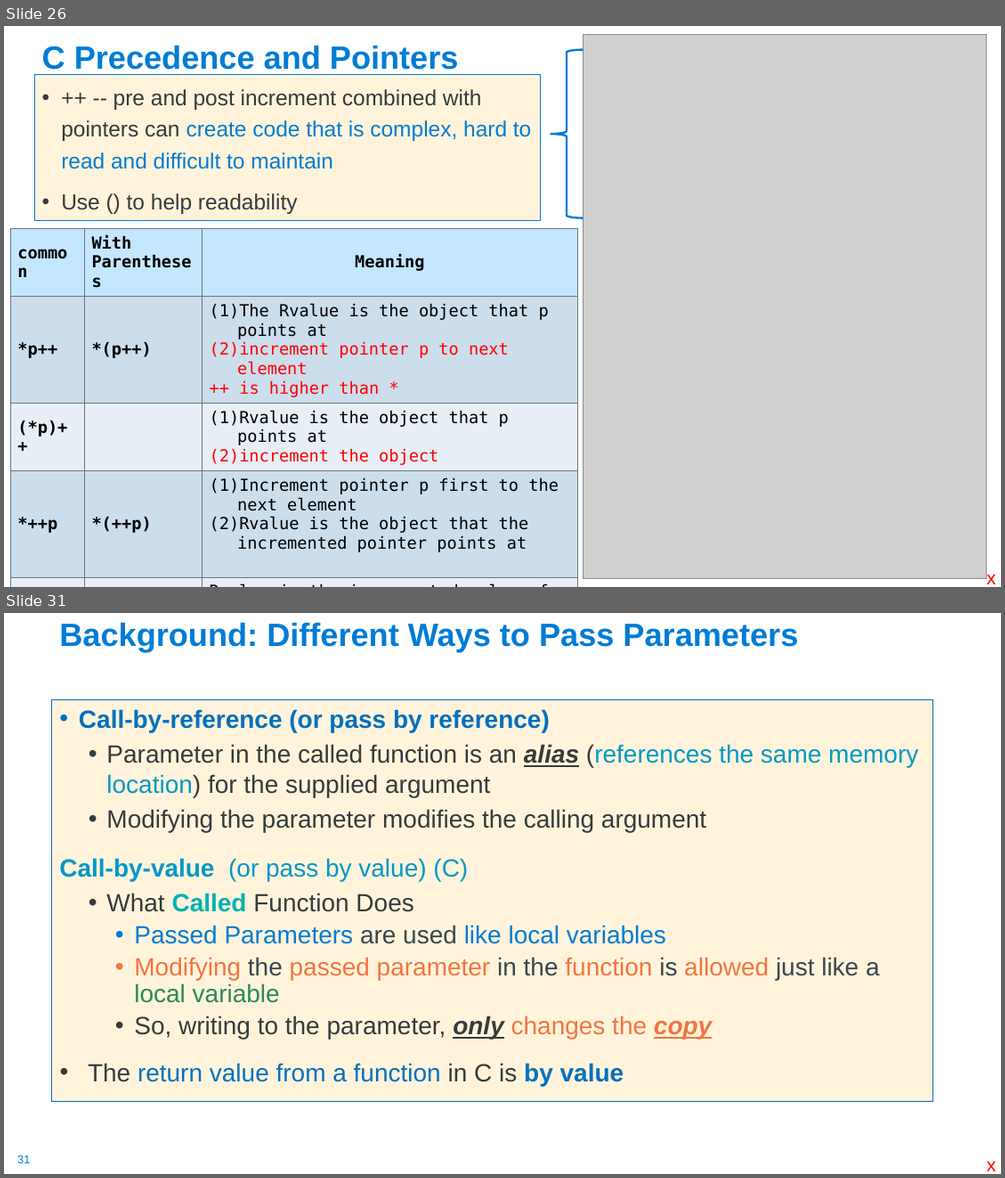
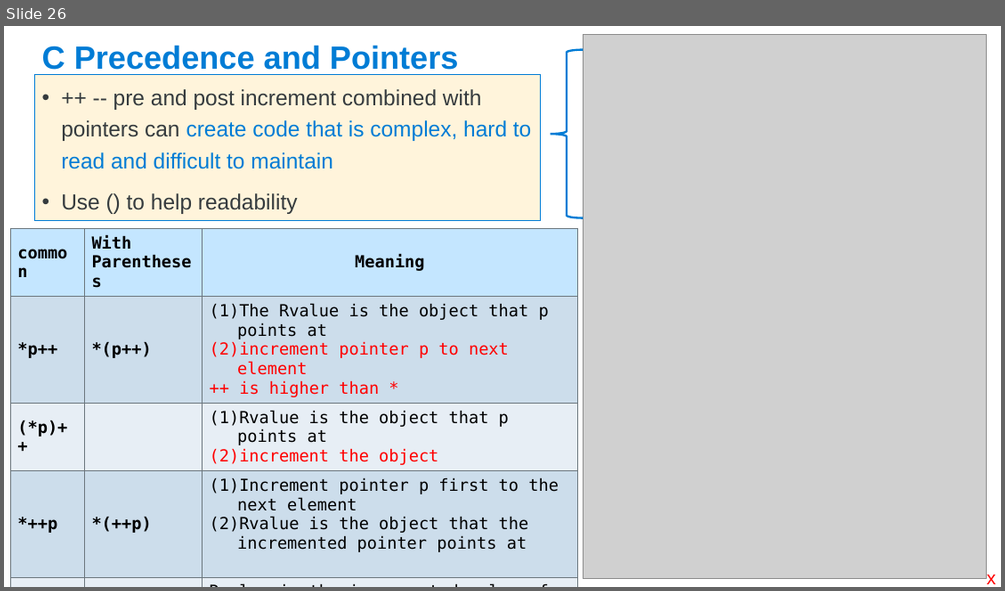
Before and after one commit to cse30-sp24/Muller-Slides, a slide deck: Lecture-6.pptx. Shown one above the other, each under a label of ours: slides 26 and 31 before the commit, slide 26 after it; the slides between them are not shown. The pictures are 1005x1178 and 1005x591 pixels, drawn with LibreOffice and Linux fonts; fonts in the diff are those of the drawing; grey boxes stand for pictures. Boxes give left, top, right and bottom in pixels: in the first picture for what was removed or moved away, otherwise in the second. Text is boxed around its words. In the diff, an @@ line names an element or a change of style, - is before the commit and + after.

```diff
--- a/Lecture-6.pptx
+++ b/Lecture-6.pptx
@@ slide 31 removed at (x1=4, y1=613, x2=1001, y2=1174), background #FFFFFF; not listed: 1 template element that a slide beside it also shows @@
@@ title removed at (x1=59, y1=622, x2=798, y2=652) @@
-Background: Different Ways to Pass Parameters
@@ text removed at (x1=52, y1=699, x2=933, y2=1102) @@
-• Call-by-reference (or pass by reference)
-  • Parameter in the called function is an alias (references the same memory location) for the supplied argument
-  • Modifying the parameter modifies the calling argument
-Call-by-value (or pass by value) (C)
-  • What Called Function Does
-    • Passed Parameters are used like local variables
-    • Modifying the passed parameter in the function is allowed just like a local variable
-    • So, writing to the parameter, only changes the copy
-• The return value from a function in C is by value
@@ text removed at (x1=987, y1=1161, x2=995, y2=1171) @@
-x
```
Also in this commit, not shown: 9 slides changed, 51 other slides removed, 4 other files.
